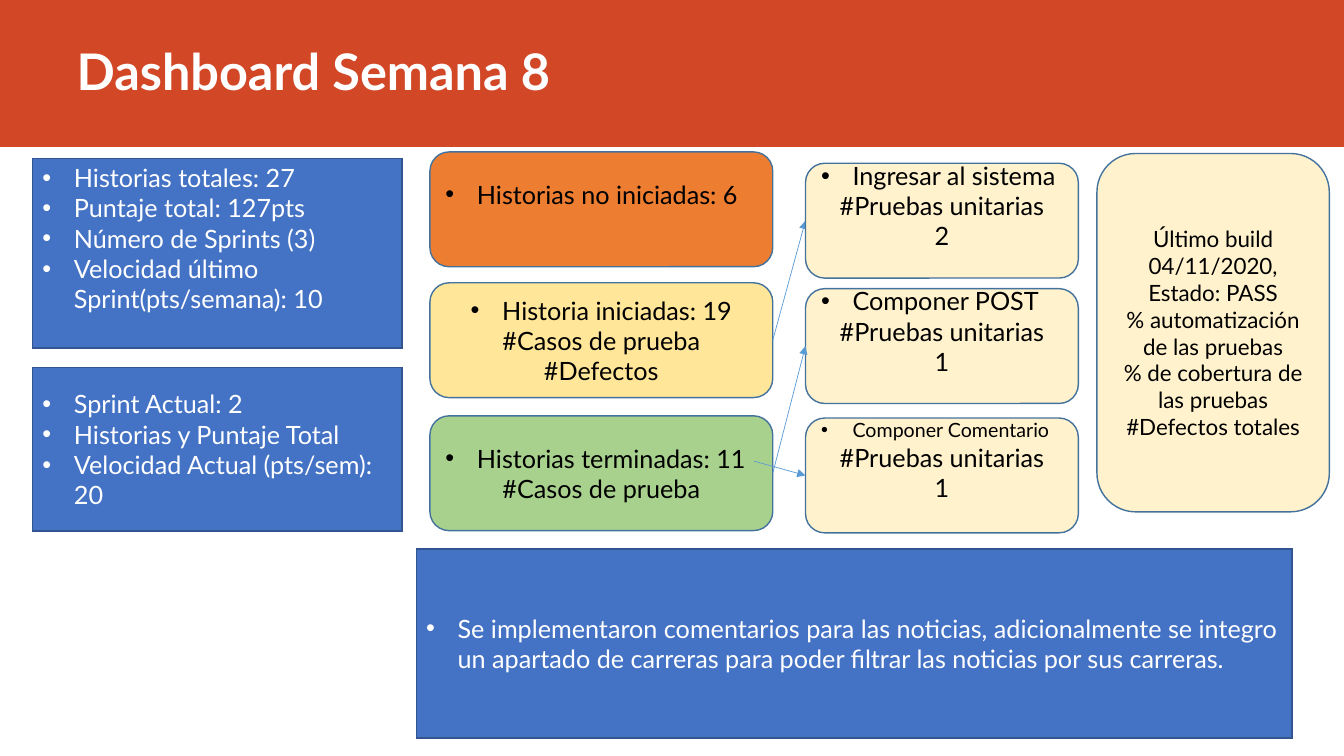
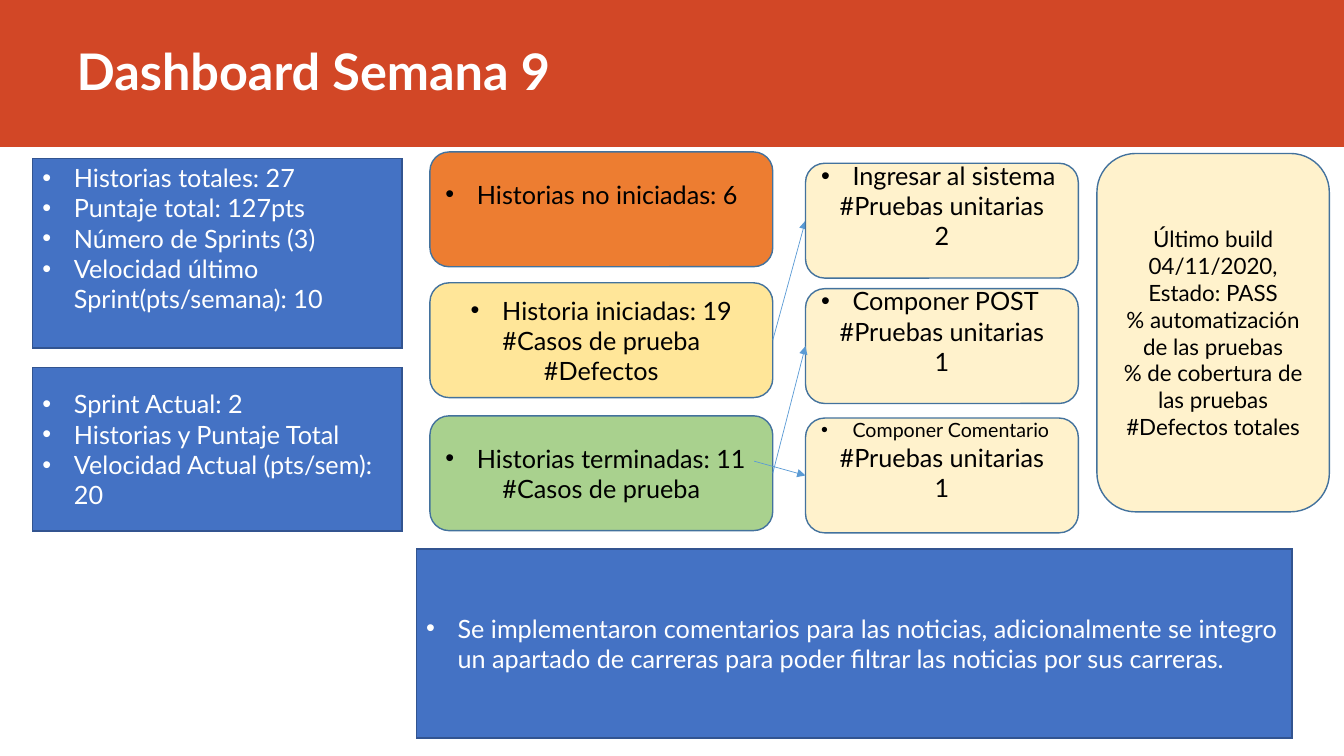
Before and after one commit to Danielacvd/ICF232_202010_GRUPO3-sw2, a slide deck: slide 2 of Monitoreo_Proyecto.pptx. Drawn at 1344x756 pixels with LibreOffice and Linux fonts; fonts in the diff are those of the drawing. Boxes give left, top, right and bottom in pixels: in the first picture for what was removed or moved away, otherwise in the second. Text is boxed around its words. In the diff, an @@ line names an element or a change of style, - is before the commit and + after.

Commit message:
Modificacion PPT semana 9

```diff
--- a/Monitoreo_Proyecto.pptx
+++ b/Monitoreo_Proyecto.pptx
@@ title at (77, 52, 550, 91): text changed @@
-Dashboard Semana 8
+Dashboard Semana 9
```
Also in this commit, not shown: 1 other slide changed.
